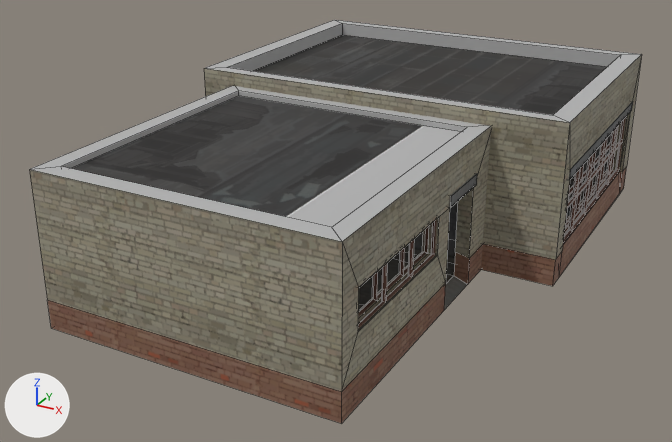
The FBX model Assets/BZ_ENV/Models/bz_buildings/bz_bgBuilding_01.fbx: old version first, new version second.
The view is the same before and after, from a 50 mm lens placed at (8.53, -21.92, 11.35), pointed at (-3.02, -0.93, 0.86). Lighting does not change. The marker at lower left points along +X, +Y and +Z. Mesh edges are drawn as thin lines.

Names of what the first picture shows: 'bz_bgBuilding_01', 'bz_bgBuilding_01frame'.
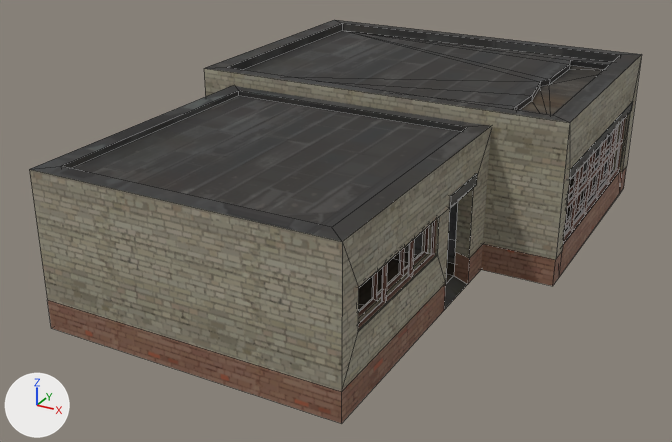
What differs and where, as boxes [x1, y1, x2, y2] in the pictures (672 x 442 px):
part 1 of me_cube_001, built on: before [254, 35, 607, 115]; after [243, 30, 612, 115]
part 2 of me_cube_001, surface changed: [30, 20, 642, 242] in both
part 3 of me_cube_001, recoloured: [563, 173, 618, 244] in both
part 4 of me_cube_001, recoloured (grey to black): [358, 106, 632, 311] in both

Edits to the bpy script that builds the scene:
```text
Change me_cube_001:
    used by ob_bz_bgbuilding_01; location = (0.0, 0.0, 0.0)
    remove me_cube_001.from_pydata(...)  # 109 vertices, 100 faces; spans x -8.0..3.0, y -8.0..8.0, z -0.1..4.4
    add me_cube_001.from_pydata(...)  # 129 vertices, 122 faces; spans x -8.0..3.0, y -8.0..8.0, z -0.1..4.4
    me_cube_001 part 1
    3 faces are deleted
    20 vertices are added at x -7.5..2.5, y 0.4..7.6, z 4.0..4.2
    25 new faces join them, mat_gen_tex_01 (picture img_bz_gen_texture_01_psd)
    me_cube_001 part 2: 31 kept faces spanning x -8.0..3.0, y -8.0..8.0, z -0.1..4.4 get new texture (UV) coordinates
    me_cube_001 part 3: 1 face spanning x 2.5..2.9, y 0.6..7.4, z 0.7 switches from mat_bz_red_bick_01 (picture img_bz_brick_04_png) to mat_gen_tex_01 (picture img_bz_gen_texture_01_psd)
    me_cube_001 part 4: 15 faces spanning x -6.6..3.0, y -7.6..7.8, z -0.1..3.0 switch from mat_bz_conc_01 (picture img_bz_concreate_05_png) to mat_gen_tex_01 (picture img_bz_gen_texture_01_psd)
```
